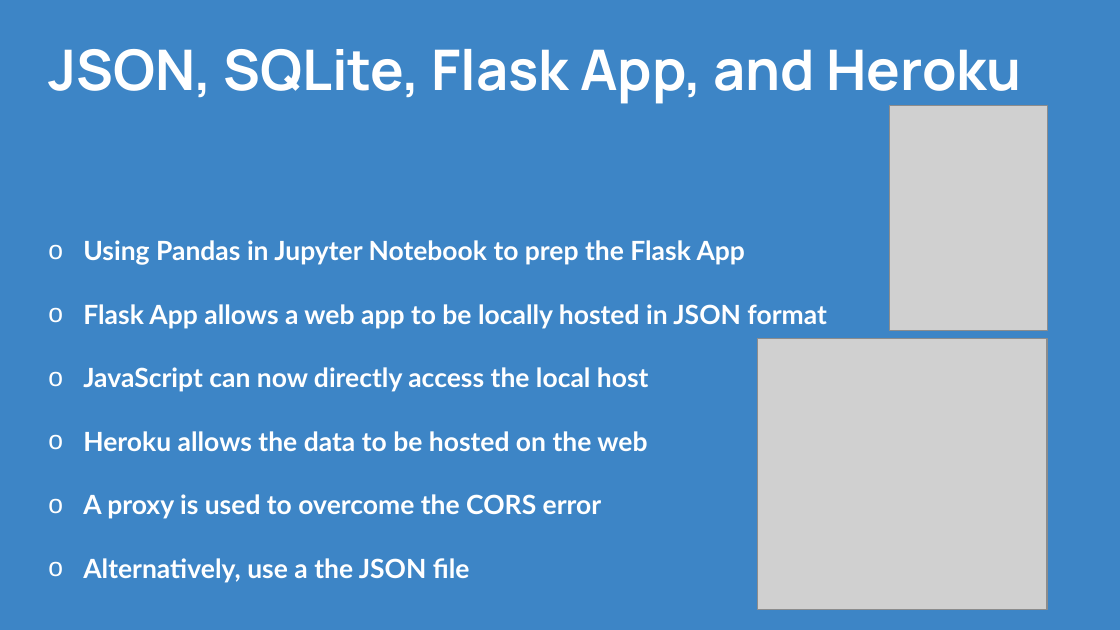
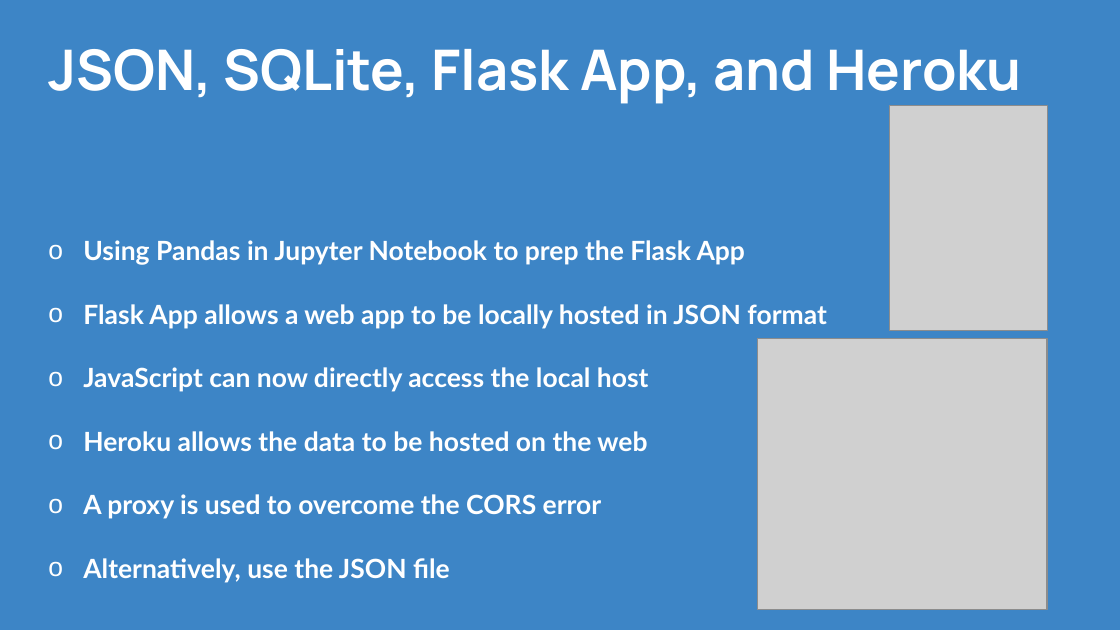
Before and after one commit to CPrince20/Homies, a slide deck: slide 14 of Homies City Collection.pptx (slide 13 before the commit). Drawn at 1120x630 pixels with LibreOffice and Linux fonts; fonts in the diff are those of the drawing; grey boxes stand for pictures. Boxes give left, top, right and bottom in pixels: in the first picture for what was removed or moved away, otherwise in the second. Text is boxed around its words. In the diff, an @@ line names an element or a change of style, - is before the commit and + after.

Commit message:
finished PPT

```diff
--- a/Homies City Collection.pptx
+++ b/Homies City Collection.pptx
@@ text at (83,558,450,583): text changed @@
-  o Alternatively, use a the JSON file
+  o Alternatively, use the JSON file
```
Also in this commit, not shown: 1 other slide changed, 1 slide added.
